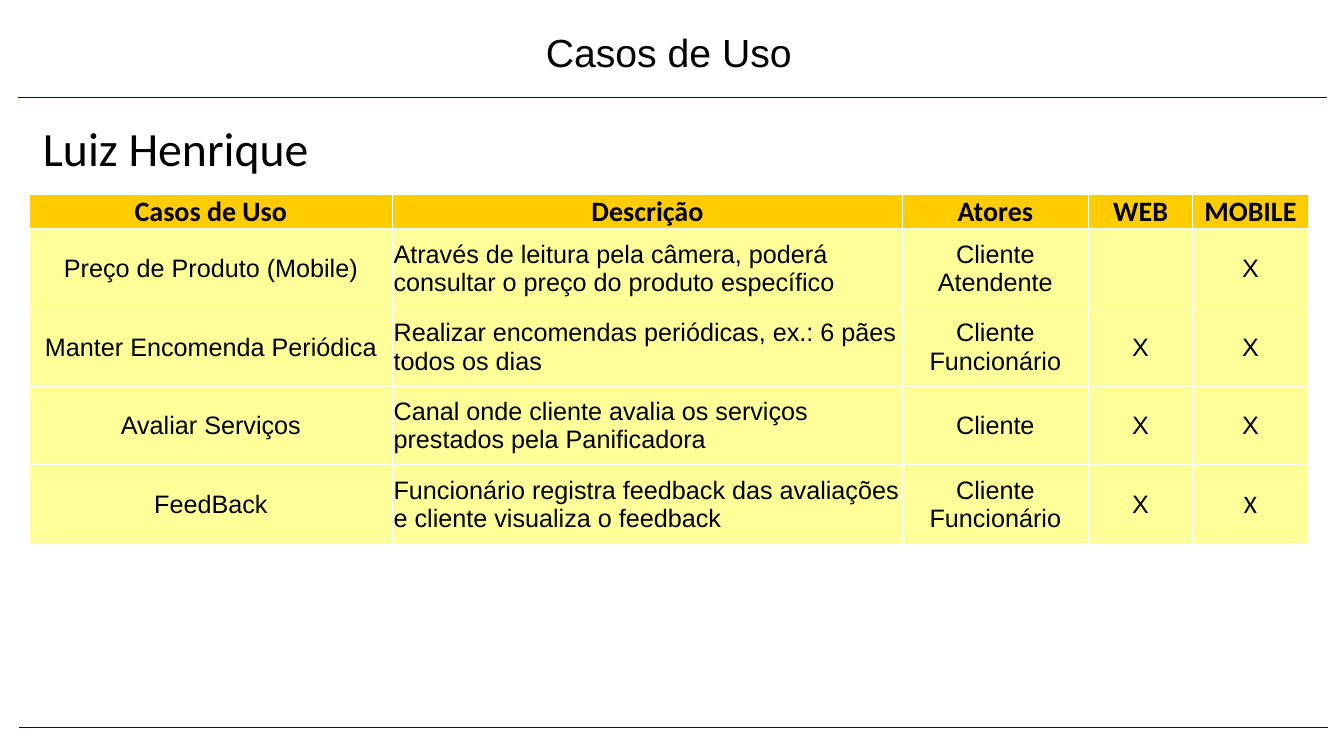
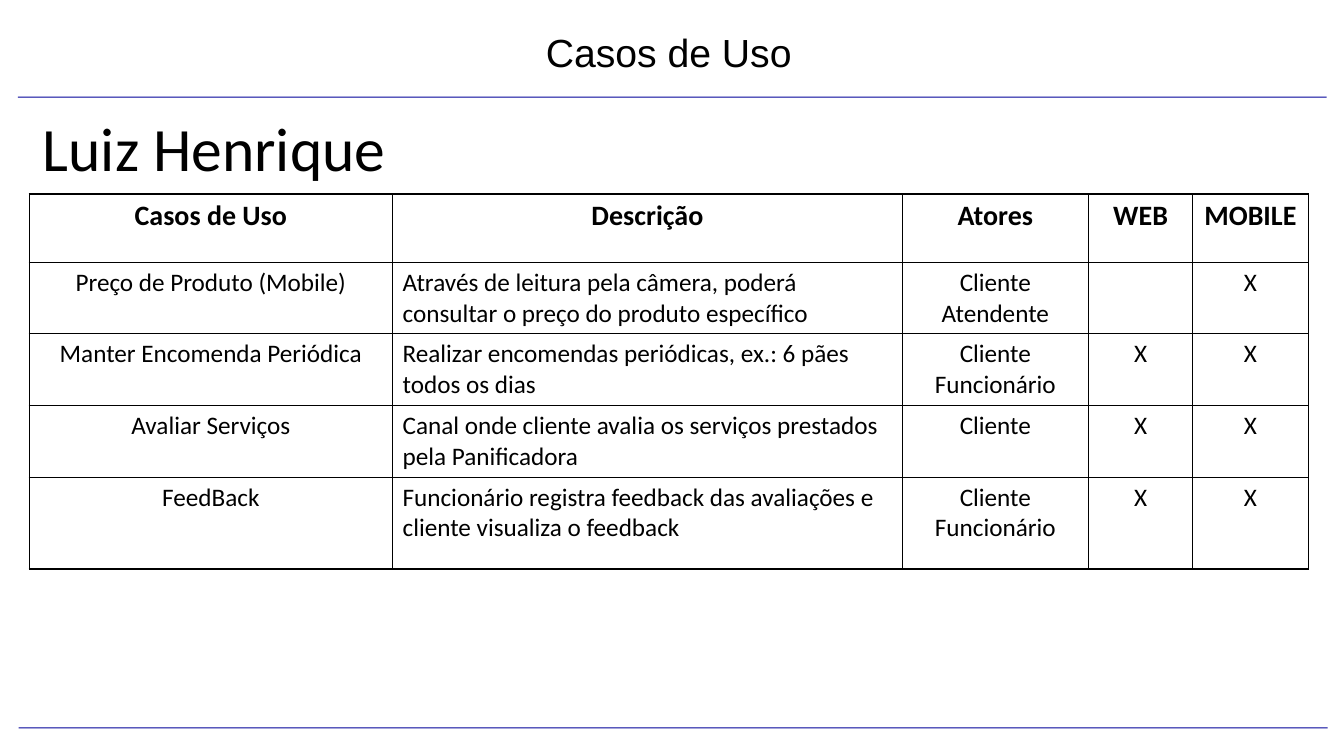
Before and after one commit to WilAlves/projetos_sistemas, a slide deck: slide 5 of SISPAN_V4.pptx. Drawn at 1344x756 pixels with LibreOffice and Linux fonts; fonts in the diff are those of the drawing; background and template pictures are left out. Boxes give left, top, right and bottom in pixels: in the first picture for what was removed or moved away, otherwise in the second. Text is boxed around its words. In the diff, an @@ line names an element or a change of style, - is before the commit and + after.

```diff
--- a/SISPAN_V4.pptx
+++ b/SISPAN_V4.pptx
@@ line (18, 97) - (1327, 97): stroke #000099 0.75 pt to #000099 0.74 pt @@
@@ text "Luiz Henrique" at <box>43,128,385,181</box>: size 34.1 to 44 pt @@
@@ table at <box>29,193,1309,565</box> @@
@@ fill #FFCC00 to none in row 1 @@
@@ fill #FFFF99 to none in 19 cells @@
@@ font Arial to Calibri @@
@@ borders changed @@
@@ line (19, 727) - (1328, 727): stroke #000099 0.75 pt to #000099 0.74 pt @@
```
Also in this commit, not shown: 17 other slides changed, 2 slides added.
